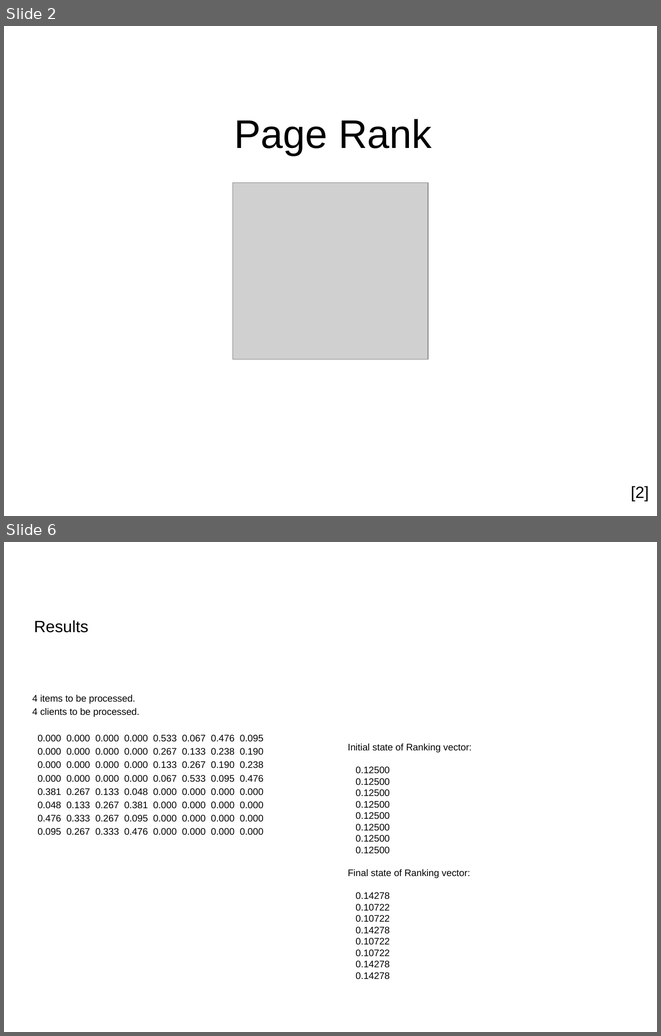
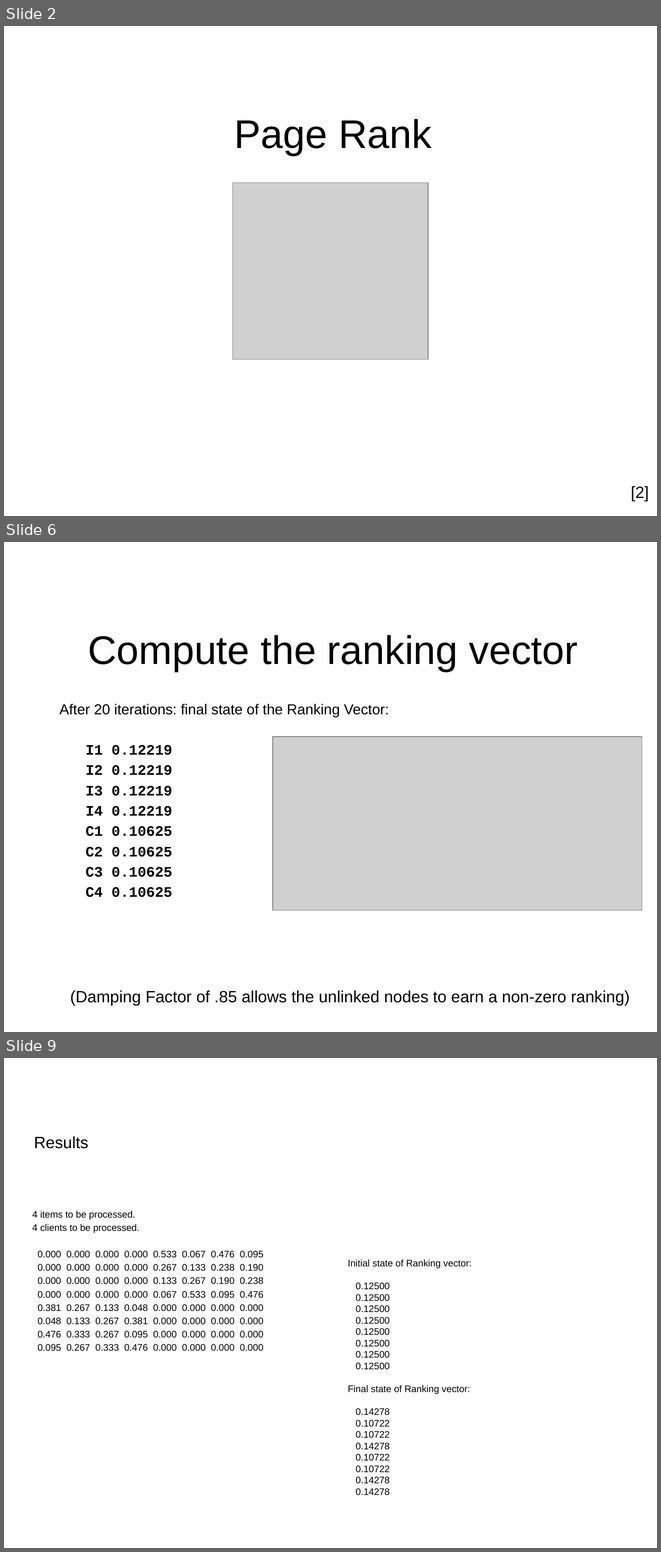
Before and after one commit to nicomp42/CS7081Spring2016Group01FinalProject, a slide deck: Team 01 Final Project.pptx. Shown one above the other, each under a label of ours: slides 2 and 6 before the commit, slides 2, 6 and 9 after it; the slides between them are not shown. The pictures are 661x1036 and 661x1552 pixels, drawn with LibreOffice and Linux fonts; fonts in the diff are those of the drawing; grey boxes stand for pictures; background and template pictures are left out. Boxes give left, top, right and bottom in pixels: in the first picture for what was removed or moved away, otherwise in the second. Text is boxed around its words. In the diff, an @@ line names an element or a change of style, - is before the commit and + after.

```diff
--- a/Team 01 Final Project.pptx
+++ b/Team 01 Final Project.pptx
@@ slide 6 added at (4,542,657,1032), background #FFFFFF @@
@@ title added at (88,635,578,671), 44 pt, text #000000 @@
+Compute the ranking vector
@@ text added at (60,704,389,897), 16 pt, text #000000, bold @@
+After 20 iterations: final state of the Ranking Vector:
+I1 0.12219
+I2 0.12219
+I3 0.12219
+I4 0.12219
+C1 0.10625
+C2 0.10625
+C3 0.10625
+C4 0.10625
@@ picture added at (273,737,643,910) @@
@@ text added at (70,990,630,1005), 18 pt, text #000000 @@
+(Damping Factor of .85 allows the unlinked nodes to earn a non-zero ranking)
@@ what was slide 6 is now slide 9 @@
```
Also in this commit, not shown: 3 slides changed, 3 other slides added, 1 slide removed, 2 other files.
